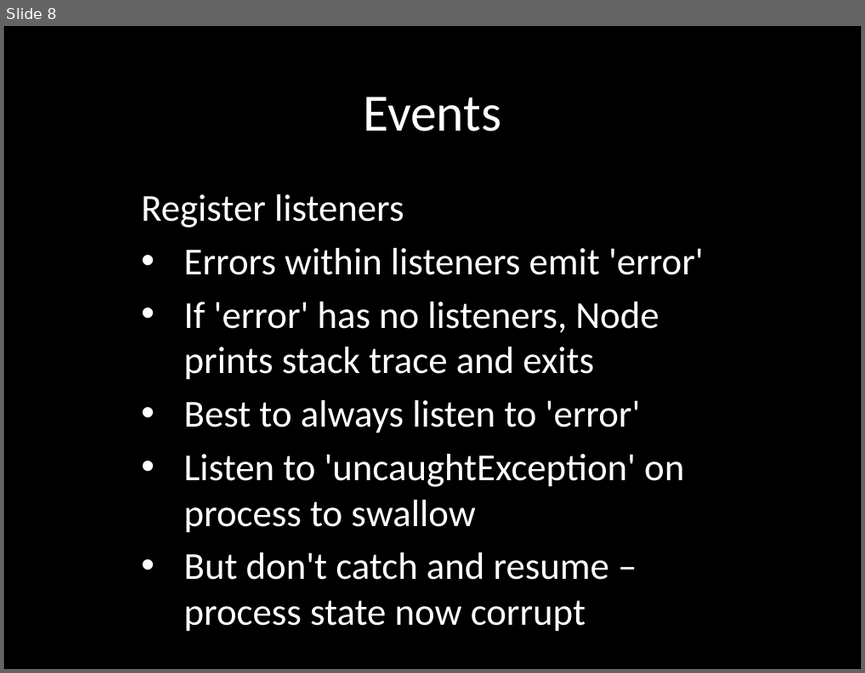
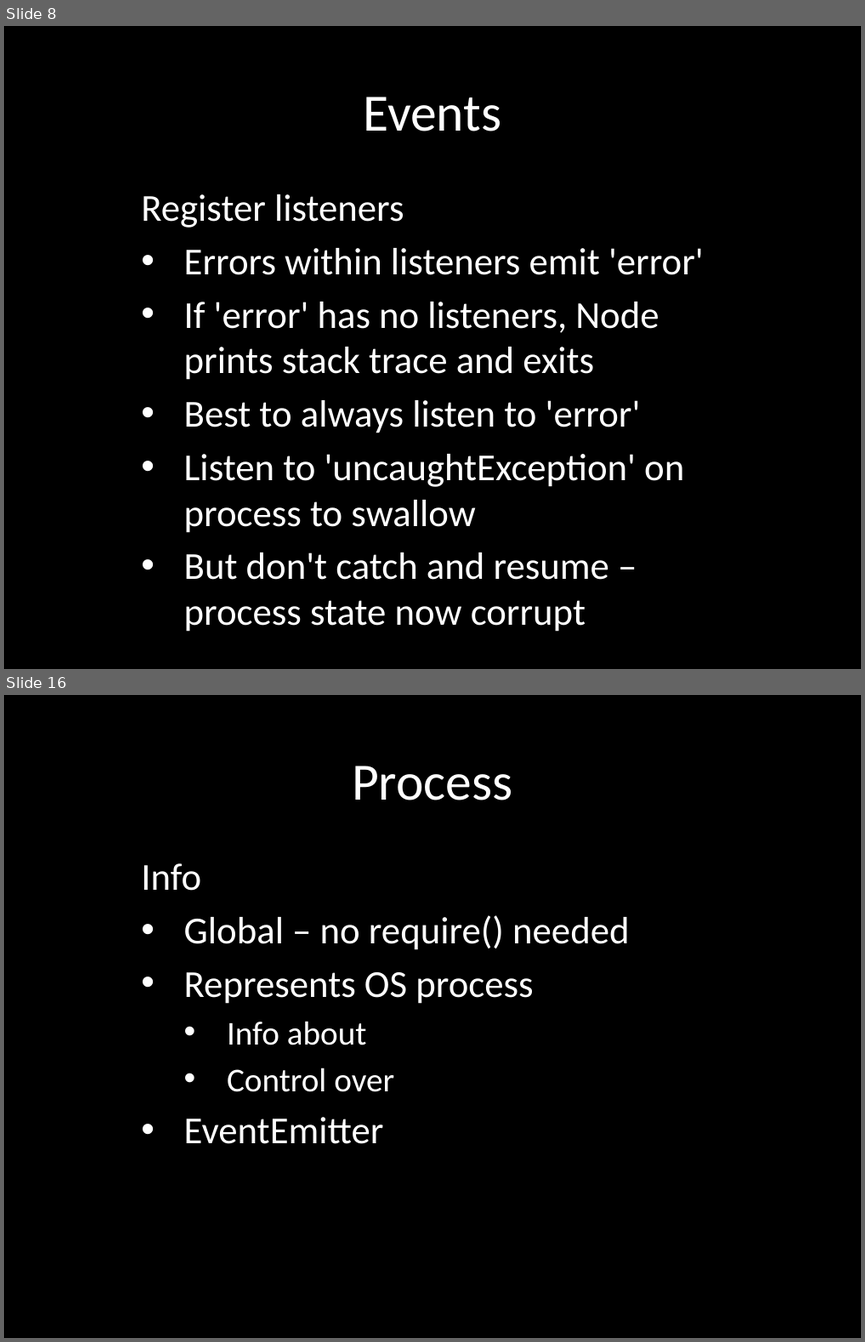
Before and after one commit to eliasjames/training-node, a slide deck: slides/Node Slides Day 2.pptx. Shown one above the other, each under a label of ours: slide 8 before the commit, slides 8 and 16 after it; the slides between them are not shown. The pictures are 865x673 and 865x1342 pixels, drawn with LibreOffice and Linux fonts; fonts in the diff are those of the drawing. Boxes give left, top, right and bottom in pixels: in the first picture for what was removed or moved away, otherwise in the second. Text is boxed around its words. In the diff, an @@ line names an element or a change of style, - is before the commit and + after.

Commit message:
Day 2 slides: events, streams, process

```diff
--- a/slides/Node Slides Day 2.pptx
+++ b/slides/Node Slides Day 2.pptx
@@ slide 16 added at [4, 695, 861, 1338], background #000000 @@
@@ title added at [352, 766, 513, 800], 44 pt, text #FFFFFF @@
+Process
@@ subtitle added at [141, 863, 629, 1144], 32 pt, text #FFFFFF @@
+Info
+• Global – no require() needed
+• Represents OS process
+  • Info about
+  • Control over
+• EventEmitter
```
Also in this commit, not shown: 14 other slides added.
